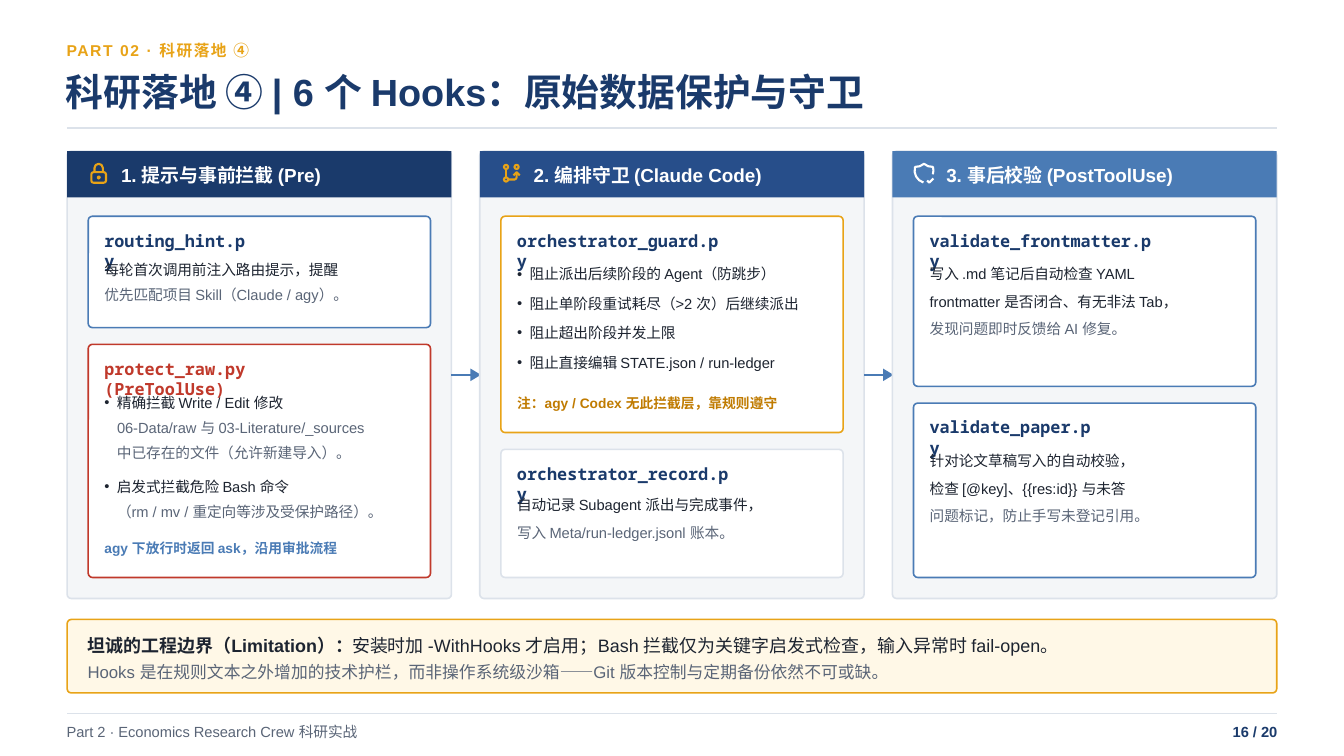
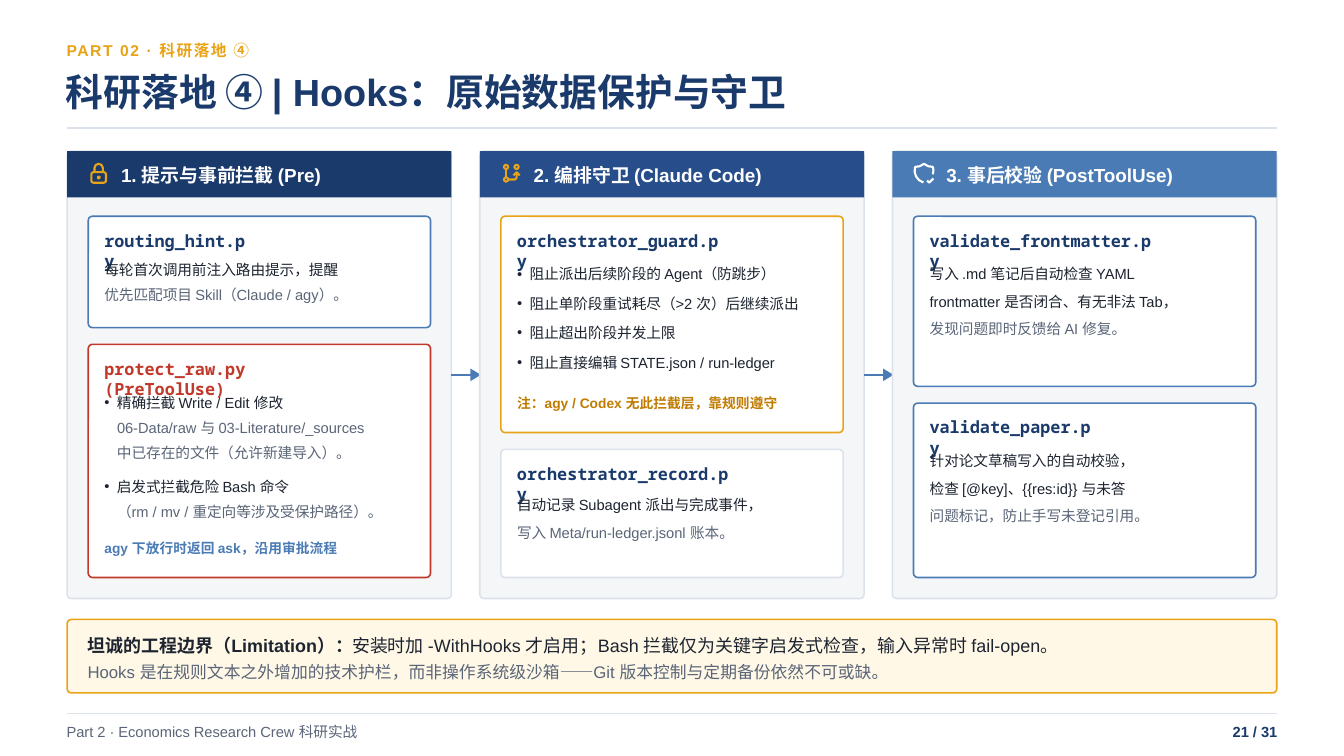
Before and after one commit to shjzzzz/Economics-Research-Crew, a slide deck: slide 21 of Claude_Code_基础与_Economics_Research_Crew_实战.pptx (slide 16 before the commit). Drawn at 1344x756 pixels with LibreOffice and Linux fonts; fonts in the diff are those of the drawing. Boxes give left, top, right and bottom in pixels: in the first picture for what was removed or moved away, otherwise in the second. Text is boxed around its words. In the diff, an @@ line names an element or a change of style, - is before the commit and + after.

```diff
--- a/Claude_Code_基础与_Economics_Research_Crew_实战.pptx
+++ b/Claude_Code_基础与_Economics_Research_Crew_实战.pptx
@@ text at (66,74,787,110): text changed @@
-科研落地 ④ | 6 个 Hooks：原始数据保护与守卫
+科研落地 ④ | Hooks：原始数据保护与守卫
@@ text at (1233,726,1277,737): text changed @@
-16 / 20
+21 / 31
```
Also in this commit, not shown: 19 other slides changed, 11 slides added.
